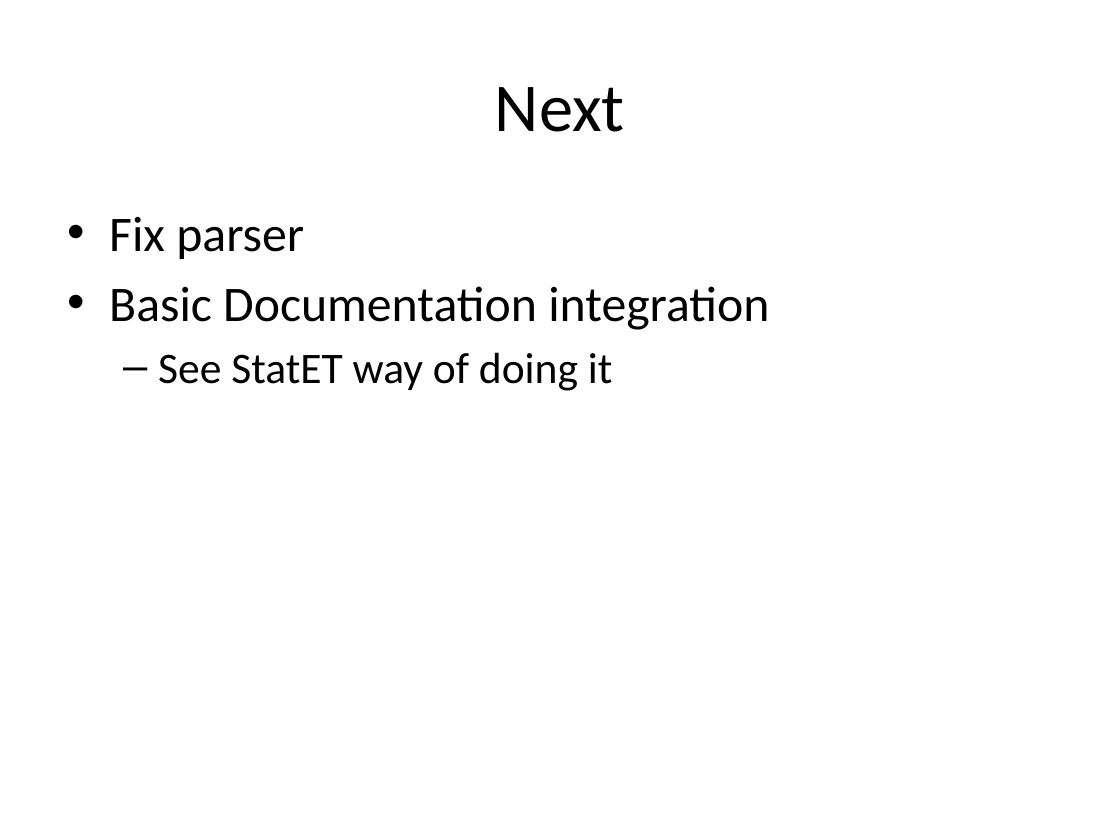
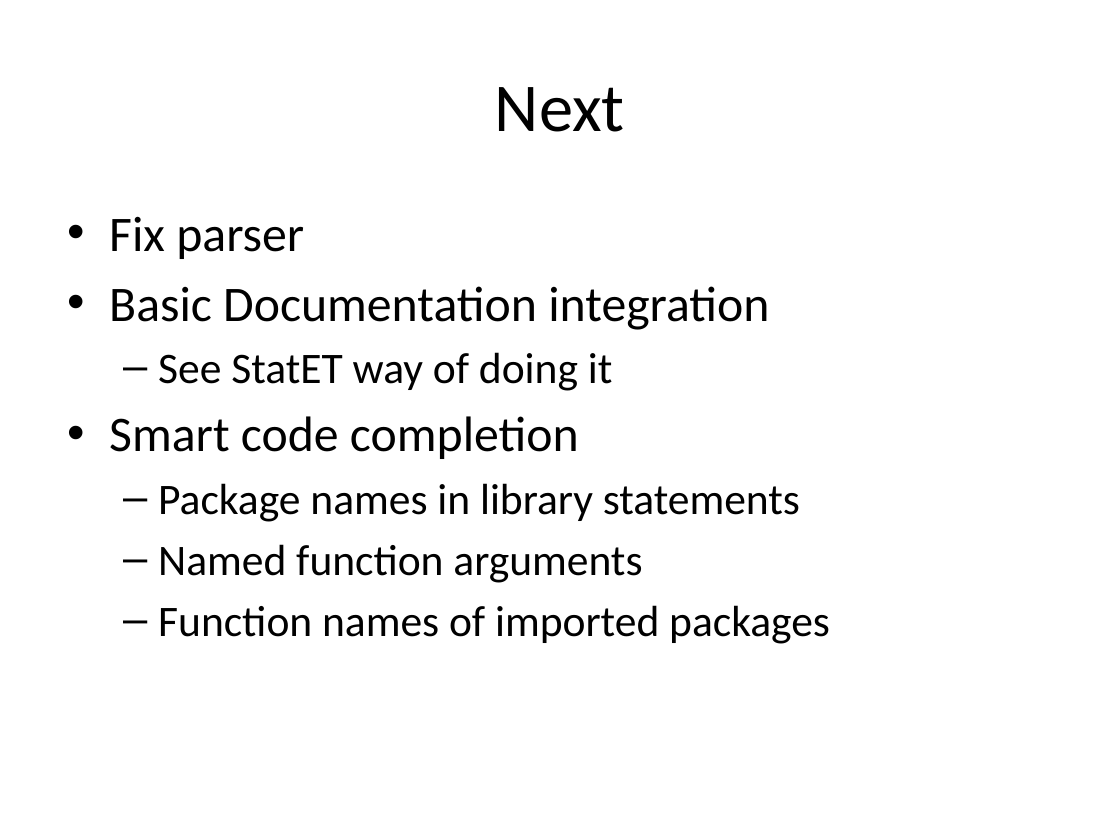
Before and after one commit to holgerbrandl/r4intellij, a slide deck: slide 3 of R4Intellij.pptx. Drawn at 1120x840 pixels with LibreOffice and Linux fonts; fonts in the diff are those of the drawing. Boxes give left, top, right and bottom in pixels: in the first picture for what was removed or moved away, otherwise in the second. Text is boxed around its words. In the diff, an @@ line names an element or a change of style, - is before the commit and + after.

```diff
--- a/R4Intellij.pptx
+++ b/R4Intellij.pptx
@@ text at (109,416,830,644): paragraphs added @@
+• Smart code completion
+  – Package names in library statements
+  – Named function arguments
+  – Function names of imported packages
```
Also in this commit, not shown: 1 other slide changed, 2 other files.
